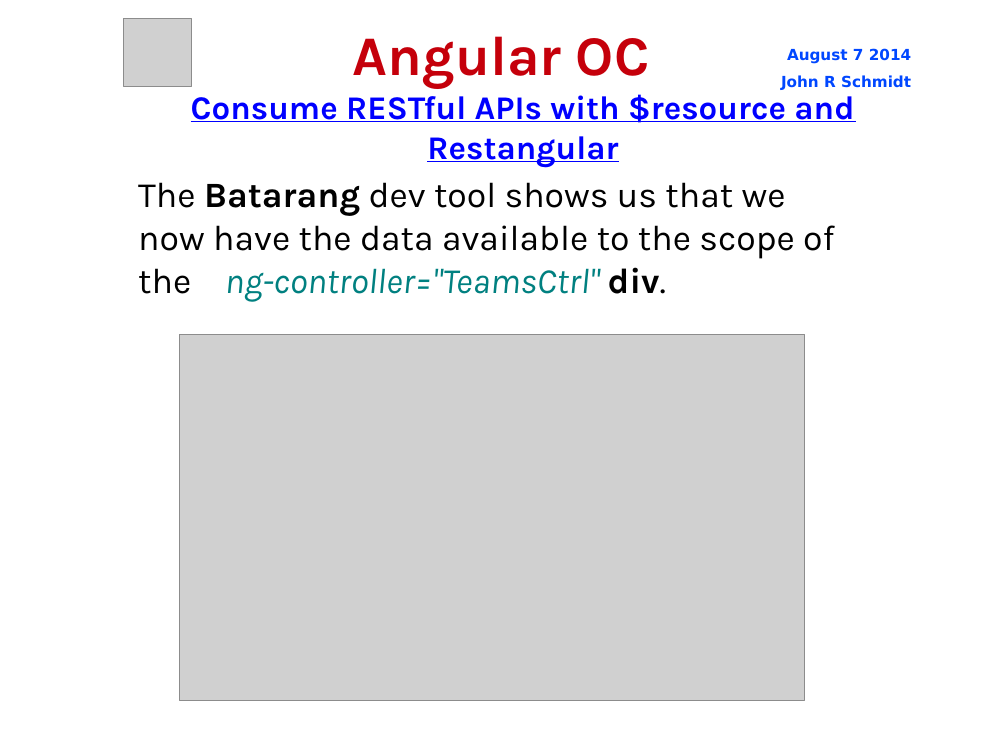
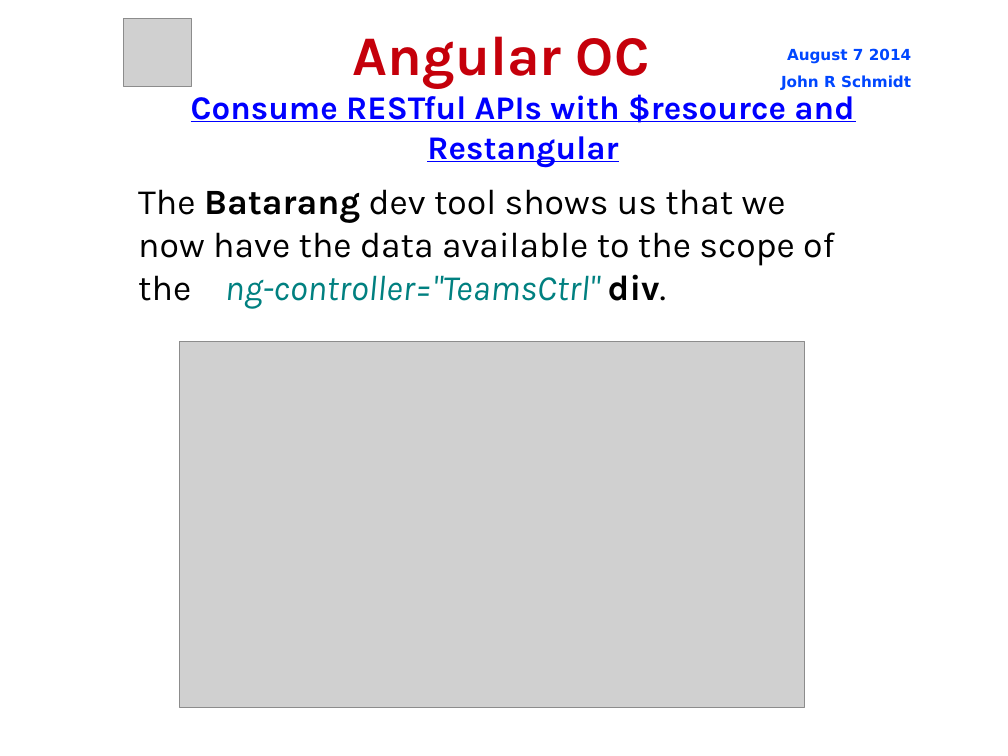
Before and after one commit to jrschmidt/fifa-angular-rest-demo, a slide deck: slide 31 of fifa.odp. Drawn at 1008x756 pixels with LibreOffice and Linux fonts; fonts in the diff are those of the drawing; grey boxes stand for pictures; background and template pictures are left out. Boxes give left, top, right and bottom in pixels: in the first picture for what was removed or moved away, otherwise in the second. Text is boxed around its words. In the diff, an @@ line names an element or a change of style, - is before the commit and + after.

```diff
--- a/fifa.odp
+++ b/fifa.odp
@@ subtitle "The Batarang dev tool shows ...": place and size @@
-subtitle "The Batarang dev tool shows ..." at <box>138,182,835,301</box>
+subtitle "The Batarang dev tool shows ..." at <box>138,189,835,309</box>
@@ picture: place and size @@
-picture at <box>179,335,805,701</box>
+picture at <box>179,341,805,707</box>
```
Also in this commit, not shown: 13 other slides changed, 5 slides added.
